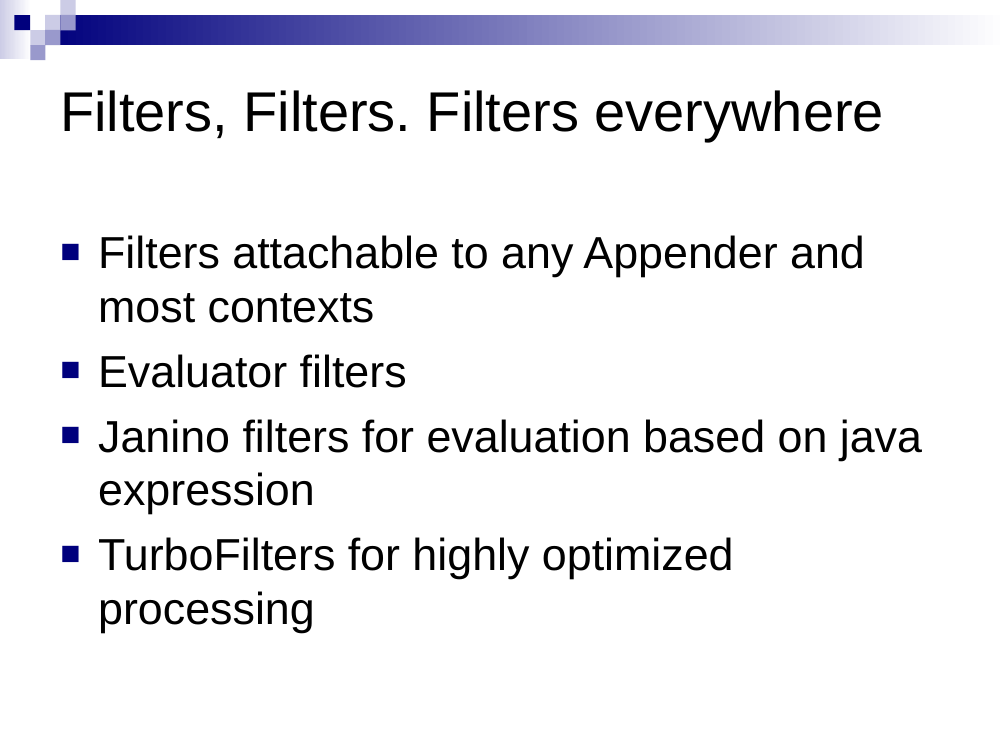
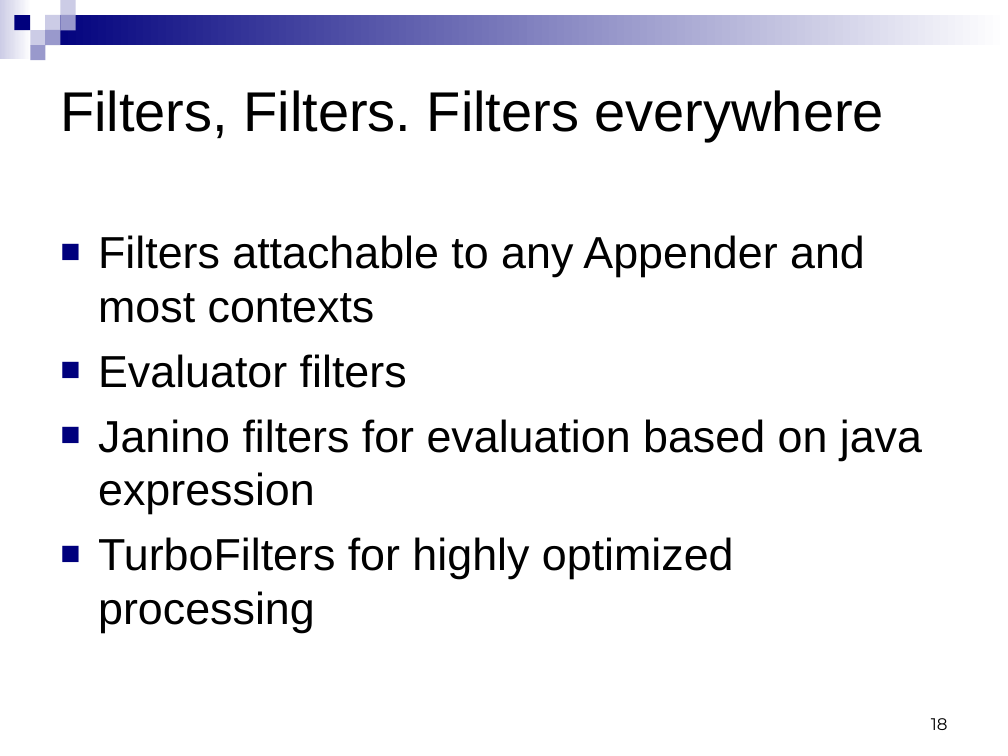
Before and after one commit to qos-ch/logback, a slide deck: slide 18 of logback-site/src/site/resources/10reasons.ppt. Drawn at 1008x756 pixels with LibreOffice and Linux fonts; fonts in the diff are those of the drawing; background and template pictures are left out. Boxes give left, top, right and bottom in pixels: in the first picture for what was removed or moved away, otherwise in the second. Text is boxed around its words. In the diff, an @@ line names an element or a change of style, - is before the commit and + after.

```diff
--- a/logback-site/src/site/resources/10reasons.ppt
+++ b/logback-site/src/site/resources/10reasons.ppt
@@ page number added at [931, 718, 948, 730], 12 pt, text #000000 @@
+18
```
Also in this commit, not shown: 25 other slides changed, 3 other files.
